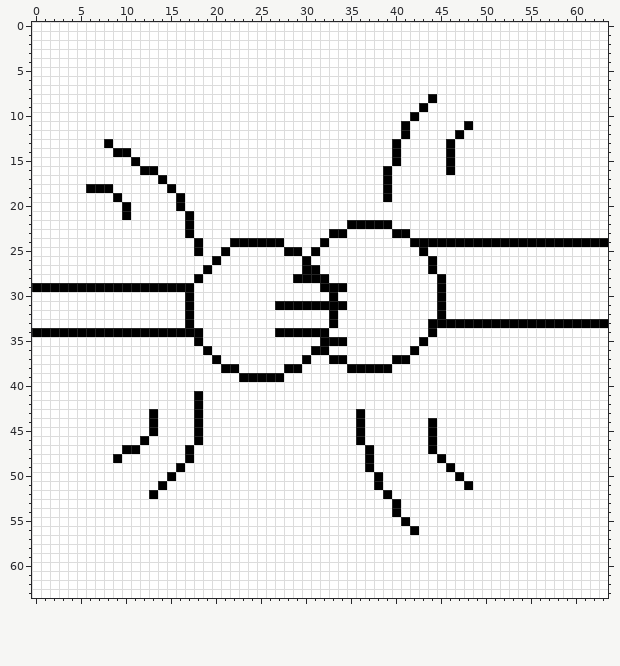
Pixel-art sprite: images/items/economyItems/trade.png. The first picture shows the starting point.
The file is 64x64 pixels. Colours within 5 levels of each other are drawn and written as one.
Once edited:
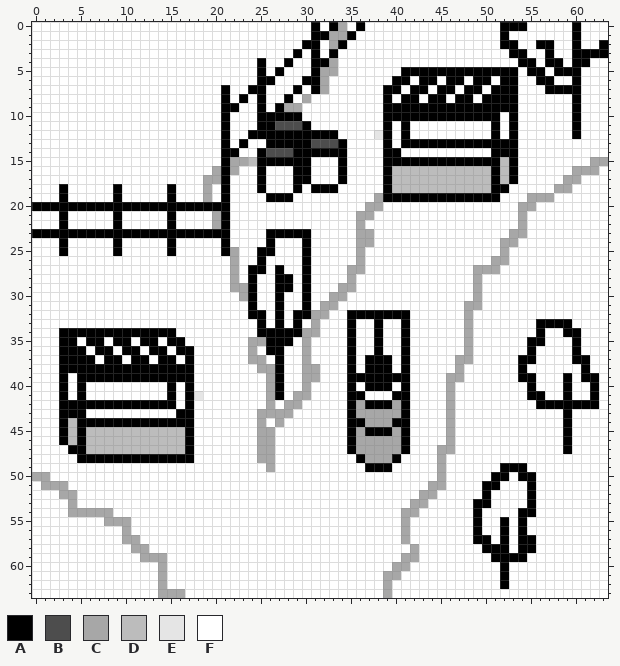
Palette (. is transparent): A #000000  B #4d4d4d  C #a7a7a7  D #bcbcbc  E #e5e5e5  F #ffffff
Difference:
y 0: x 31 F -> A; x 33..34 FF -> AC; x 36 F -> A; x 52..54 FFF -> AAA; x 60 F -> A
y 1: x 31..35 FFFFF -> AACCA; x 52 F -> A; x 60 F -> A
y 2: x 30..31 FF -> AA; x 33..34 FF -> CA; x 52..53 FF -> AA; x 56..57 FF -> AA; x 60 F -> A; x 63 F -> A
y 3: x 29 F -> A; x 31 F -> A; x 33 F -> A; x 53..54 FF -> AA; x 57 F -> A; x 60..63 FFFF -> AAAA
y 4: x 25 F -> A; x 28 F -> A; x 31..33 FFF -> AAC; x 54..55 FF -> AA; x 57..58 FF -> AA; x 60..61 FF -> AA
y 5: x 25 F -> A; x 27 F -> A; x 31..33 FFF -> ACC; x 41..53 FFFFFFFFFFFFF -> AAAAAAAAAAAAA; x 55..56 FF -> AA; x 58..60 FFF -> AAA
y 6: x 25..26 FF -> AA; x 30..32 FFF -> AAC; x 40..41 FF -> AA; x 43..44 FF -> AA; x 46..47 FF -> AA; x 49..50 FF -> AA; x 52..53 FF -> AA; x 56..57 FF -> AA; x 60 F -> A
y 7: x 21 F -> A; x 24..25 FF -> AA; x 29 F -> A; x 31..32 FF -> AC; x 39..40 FF -> AA; x 42..43 FF -> AA; x 45..46 FF -> AA; x 48..49 FF -> AA; x 51..53 FFF -> AAA; x 57..60 FFFF -> AAAA
y 8: x 21 F -> A; x 23 F -> A; x 25 F -> A; x 28 F -> A; x 30 F -> C; x 39 F -> A; x 41..42 FF -> AA; x 45 F -> A; x 47..48 FF -> AA; x 50..53 FFFF -> AAAA; x 60 F -> A
y 9: x 21..22 FF -> AA; x 25 F -> A; x 27..29 FFF -> ACC; x 39..42 FFFF -> AAAA; x 44..53 FFFFFFFFFF -> AAAAAAAAAA; x 60 F -> A
y 10: x 21 F -> A; x 25..29 FFFFF -> AAAAA; x 39..41 FFF -> AAA; x 43..51 FFFFFFFFF -> AAAAAAAAA; x 53 F -> A; x 60 F -> A
y 11: x 21 F -> A; x 25..30 FFFFFF -> AABBBA; x 39 F -> A; x 48 A -> F; x 51 F -> A; x 53 F -> A; x 60 F -> A
y 12: x 21 F -> A; x 24..33 FFFFFFFFFF -> AAAAAAAAAA; x 38..39 FF -> EA; x 47 A -> F; x 51 F -> A; x 53 F -> A; x 60 F -> A
y 13: x 8 A -> F; x 21 F -> A; x 23 F -> A; x 26..34 FFFFFFFFF -> AAAAABBBA; x 39..45 FAFFFFF -> AFAAAAA; x 47..53 FFFFFFF -> AAAAAAA
y 14: x 9..10 AA -> FF; x 21..22 FF -> AA; x 25..34 FFFFFFFFFF -> ABBBAAAAAA; x 39 F -> A; x 46 A -> F; x 51..53 FFF -> AAA
y 15: x 11 A -> F; x 21..30 FFFFFFFFFF -> ACCDAAAAAA; x 34 F -> A; x 39 F -> A; x 41..45 FFFFF -> AAAAA; x 47..53 FFFFFFF -> AAAAADA; x 62..63 FF -> CC
y 16: x 12..13 AA -> FF; x 20..22 FFF -> CAC; x 25 F -> A; x 29..30 FF -> AA; x 34 F -> A; x 40..53 FFFFFFAFFFFFFF -> DDDDDDDDDDDADA; x 60..62 FFF -> CCC
y 17: x 14 A -> F; x 19..21 FFF -> CCA; x 25 F -> A; x 29..30 FF -> AA; x 34 F -> A; x 40..53 FFFFFFFFFFFFFF -> DDDDDDDDDDDADA; x 59..60 FF -> CC
y 18: x 3 F -> A; x 6..9 AAAF -> FFFA; x 19 F -> C; x 21 F -> A; x 25 F -> A; x 29 F -> A; x 31..33 FFF -> AAA; x 40..52 FFFFFFFFFFFFF -> DDDDDDDDDDDAA; x 58..59 FF -> CC
y 19: x 3 F -> A; x 15..16 FA -> AF; x 19 F -> C; x 21 F -> A; x 26..28 FFF -> AAA; x 38 F -> C; x 40..51 FFFFFFFFFFFF -> AAAAAAAAAAAA; x 55..57 FFF -> CCC
y 20: x 0..9 FFFFFFFFFF -> AAAAAAAAAA; x 11..15 FFFFF -> AAAAA; x 17..21 FFFFF -> AAAAA; x 37..38 FF -> CC; x 54..55 FF -> CC
y 21: x 3 F -> A; x 9..10 FA -> AF; x 15 F -> A; x 17 A -> F; x 20..21 FF -> CA; x 36..37 FF -> CC; x 54 F -> C
y 22: x 3 F -> A; x 9 F -> A; x 15 F -> A; x 17 A -> F; x 20..21 FF -> CA; x 35..39 AAAAA -> FCFFF; x 54 F -> C
y 23: x 0..16 FFFFFFFFFFFFFFFFF -> AAAAAAAAAAAAAAAAA; x 18..21 FFFF -> AAAA; x 26..30 FFFFF -> AAAAA; x 33..34 AA -> FF; x 36..37 FF -> CC; x 40..41 AA -> FF; x 53..54 FF -> CC
y 24: x 3 F -> A; x 9 F -> A; x 15 F -> A; x 18 A -> F; x 21..25 FAAAA -> AFFFF; x 27 A -> F; x 30 F -> A; x 32 A -> F; x 36..37 FF -> CC; x 42..63 AAAAAAAAAAAAAAAAAAAAAA -> FFFFFFFFFFCCFFFFFFFFFF
y 25: x 3 F -> A; x 9 F -> A; x 15 F -> A; x 18 A -> F; x 22 F -> C; x 25..26 FF -> AA; x 28..31 AAFA -> FFAF; x 36 F -> C; x 43 A -> F; x 52 F -> C
y 26: x 20 A -> F; x 22 F -> C; x 25 F -> A; x 36 F -> C; x 44 A -> F; x 51..52 FF -> CC
y 27: x 19 A -> F; x 22 F -> C; x 24..25 FF -> AA; x 27 F -> A; x 31 A -> F; x 35..36 FF -> CC; x 44 A -> F; x 49..51 FFF -> CCC
y 28: x 18 A -> F; x 22 F -> C; x 24 F -> A; x 27..29 FFA -> AAF; x 31..32 AA -> FF; x 35 F -> C; x 45 A -> F; x 49 F -> C
y 29: x 0..17 AAAAAAAAAAAAAAAAAA -> FFFFFFFFFFFFFFFFFF; x 22..24 FFF -> CCA; x 27..28 FF -> AA; x 30 F -> A; x 32..35 AAAF -> FFCC; x 45 A -> F; x 49 F -> C
y 30: x 17 A -> F; x 23..24 FF -> CA; x 27 F -> A; x 30 F -> A; x 33..34 AF -> CC; x 45 A -> F; x 49 F -> C
y 31: x 17 A -> F; x 24 F -> A; x 28..29 AA -> FF; x 31..34 AAAA -> FCCF; x 45 A -> F; x 48..49 FF -> CC
y 32: x 17 A -> F; x 24..25 FF -> AA; x 27 F -> A; x 29..33 FFFFA -> AACCF; x 35..41 FFFFFFF -> AAAAAAA; x 45 A -> F; x 48 F -> C
y 33: x 17 A -> F; x 25 F -> A; x 27 F -> A; x 29 F -> A; x 31 F -> C; x 33 A -> F; x 35 F -> A; x 38 F -> A; x 41 F -> A; x 44..55 AAAAAAAAAAAA -> FFFFCFFFFFFF; x 60..63 AAAA -> FFFF
y 34: x 0..2 AAA -> FFF; x 16..18 AAA -> FFF; x 25..26 FF -> AA; x 30..32 AAA -> CCF; x 35 F -> A; x 38 F -> A; x 41 F -> A; x 44 A -> F; x 48 F -> C; x 56 F -> A; x 59..60 FF -> AA
y 35: x 3..4 FF -> AA; x 6..7 FF -> AA; x 9..10 FF -> AA; x 12..13 FF -> AA; x 15..16 FF -> AA; x 18 A -> F; x 24..28 FFFFF -> CCAAA; x 30 F -> C; x 32..35 AAAF -> FFFA; x 38 F -> A; x 41 F -> A; x 43 A -> F; x 48 F -> C; x 55..56 FF -> AA; x 60 F -> A
y 36: x 3..5 FFF -> AAA; x 7..8 FF -> AA; x 10..11 FF -> AA; x 13..14 FF -> AA; x 16..17 FF -> AA; x 19 A -> F; x 24 F -> C; x 26..27 FF -> AA; x 30..32 FAA -> CFF; x 35 F -> A; x 38 F -> A; x 41..42 FA -> AF; x 48 F -> C; x 55 F -> A; x 60 F -> A
y 37: x 3..6 FFFF -> AAAA; x 8..9 FF -> AA; x 11..12 FF -> AA; x 14..15 FF -> AA; x 17 F -> A; x 20 A -> F; x 24..25 FF -> CC; x 27 F -> A; x 30 A -> C; x 33..35 AAF -> FFA; x 37..40 FFFA -> AAAF; x 47..48 FF -> CC; x 54..55 FF -> AA; x 60..61 FF -> AA
y 38: x 3..17 FFFFFFFFFFFFFFF -> AAAAAAAAAAAAAAA; x 21..22 AA -> FF; x 25..31 FFFAAFF -> CCAFFCC; x 36 A -> F; x 41 F -> A; x 47 F -> C; x 54 F -> A; x 61 F -> A
y 39: x 3 F -> A; x 5..17 FFFFFFFFFFFFF -> AAAAAAAAAAAAA; x 23..26 AAAA -> FFFC; x 30..31 FF -> CC; x 35..41 FFFFFFF -> AAAAAAA; x 46..47 FF -> CC; x 54..55 FF -> AA; x 59 F -> A; x 61..62 FF -> AA
y 40: x 3 F -> A; x 5 F -> A; x 15 F -> A; x 17 F -> A; x 26..27 FF -> CA; x 30 F -> C; x 35 F -> A; x 37..39 FFF -> AAA; x 41 F -> A; x 46 F -> C; x 55 F -> A; x 59 F -> A; x 62 F -> A
y 41: x 3 F -> A; x 5 F -> A; x 15 F -> A; x 17..18 FA -> AE; x 26..27 FF -> CA; x 29..30 FF -> CC; x 35..36 FF -> AA; x 40..41 FF -> AA; x 46 F -> C; x 55..56 FF -> AA; x 59 F -> A; x 62 F -> A
y 42: x 3..15 FFFFFFFFFFFFF -> AAAAAAAAAAAAA; x 17..18 FA -> AF; x 26 F -> C; x 28..29 FF -> CC; x 35..41 FFFFFFF -> ACAAACA; x 46 F -> C; x 56..62 FFFFFFF -> AAAAAAA
y 43: x 3..5 FFF -> AAA; x 13 A -> F; x 16..18 FFA -> AAF; x 25..28 FFFF -> CCCC; x 35..41 FAFFFFF -> ACCCCCA; x 46 F -> C; x 59 F -> A
y 44: x 3..12 FFFFFFFFFF -> ADAAAAAAAA; x 14..18 FFFFA -> AAAAF; x 25 F -> C; x 27 F -> C; x 35 F -> A; x 37..41 FFFFF -> CCCAA; x 44 A -> F; x 46 F -> C; x 59 F -> A
y 45: x 3..18 FFFFFFFFFFAFFFFA -> ADADDDDDDDDDDDAF; x 25..26 FF -> CC; x 35..41 FAFFFFF -> ACAAACA; x 44 A -> F; x 46 F -> C; x 59 F -> A
y 46: x 3..18 FFFFFFFFFAFFFFFA -> ADADDDDDDDDDDDAF; x 25..26 FF -> CC; x 35..41 FAFFFFF -> ACCCCCA; x 44 A -> F; x 46 F -> C; x 59 F -> A
y 47: x 4..16 FFFFFFAAFFFFF -> AADDDDDDDDDDD; x 25..26 FF -> CC; x 35..41 FFAFFFF -> ACCCCCA; x 44..46 AFF -> FCC; x 59 F -> A
y 48: x 5..8 FFFF -> AAAA; x 10..16 FFFFFFF -> AAAAAAA; x 25..26 FF -> CC; x 36..40 FAFFF -> ACCCA; x 45 A -> C
y 49: x 16 A -> F; x 26 F -> C; x 38..39 FF -> AA; x 45..46 FA -> CF; x 52..54 FFF -> AAA
y 50: x 0..1 FF -> CC; x 15 A -> F; x 38 A -> F; x 45 F -> C; x 47 A -> F; x 51..52 FF -> AA; x 54..55 FF -> AA
y 51: x 1..3 FFF -> CCC; x 14 A -> F; x 38 A -> F; x 44..45 FF -> CC; x 48 A -> F; x 50..51 FF -> AA; x 55 F -> A
y 52: x 3..4 FF -> CC; x 13 A -> F; x 39 A -> F; x 43..44 FF -> CC; x 50 F -> A; x 55 F -> A
y 53: x 4 F -> C; x 40 A -> F; x 42..43 FF -> CC; x 49..50 FF -> AA; x 55 F -> A
y 54: x 4..8 FFFFF -> CCCCC; x 40..42 AFF -> FCC; x 49 F -> A; x 54..55 FF -> AA
y 55: x 8..10 FFF -> CCC; x 41 A -> C; x 49 F -> A; x 52 F -> A; x 54 F -> A
y 56: x 10 F -> C; x 41..42 FA -> CF; x 49 F -> A; x 52 F -> A; x 54 F -> A
y 57: x 10..11 FF -> CC; x 41 F -> C; x 49..50 FF -> AA; x 52 F -> A; x 54..55 FF -> AA
y 58: x 11..12 FF -> CC; x 42 F -> C; x 50..52 FFF -> AAA; x 54..55 FF -> AA
y 59: x 12..14 FFF -> CCC; x 41..42 FF -> CC; x 51..54 FFFF -> AAAA
y 60: x 14 F -> C; x 40..41 FF -> CC; x 52 F -> A
y 61: x 14 F -> C; x 39..40 FF -> CC; x 52 F -> A
y 62: x 14 F -> C; x 39 F -> C; x 52 F -> A
y 63: x 14..16 FFF -> CCC; x 39 F -> C
Pixel boxes of the changes (left, top, right, bottom) in both pictures:
changed: (32, 22, 608, 598)
